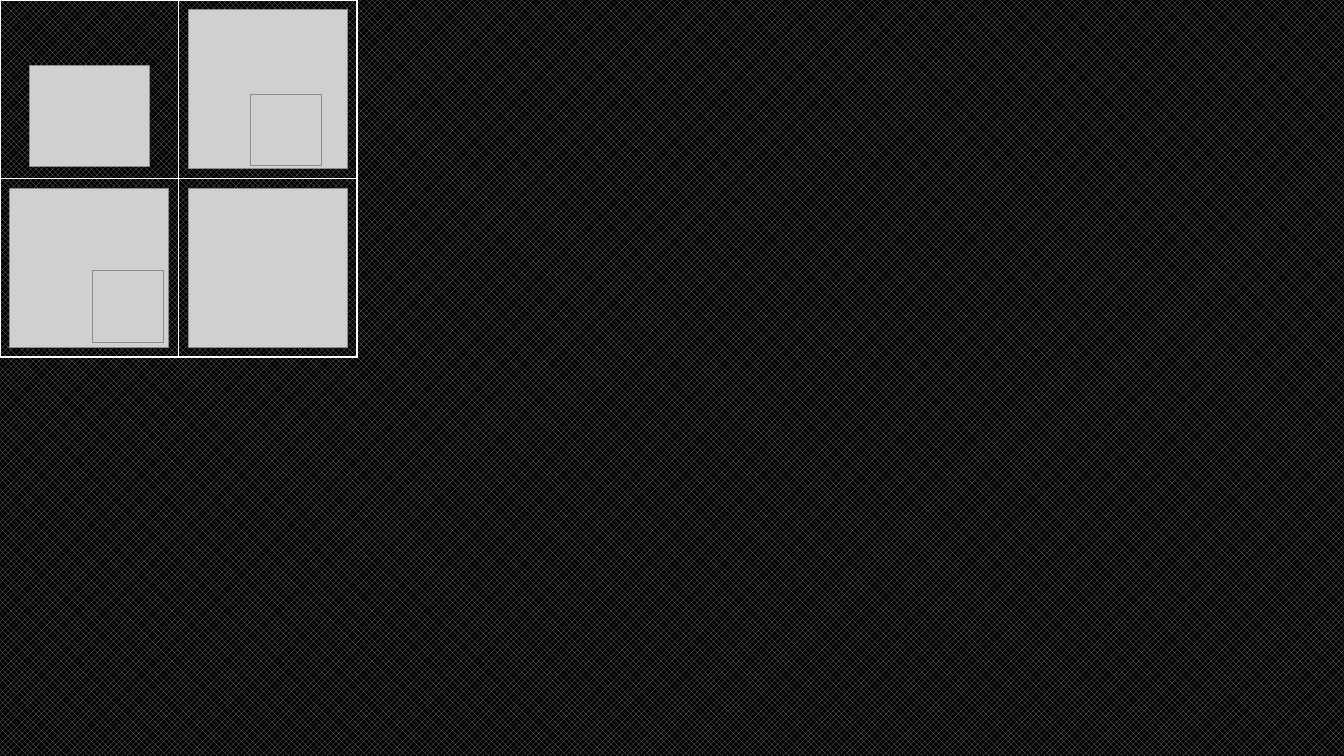
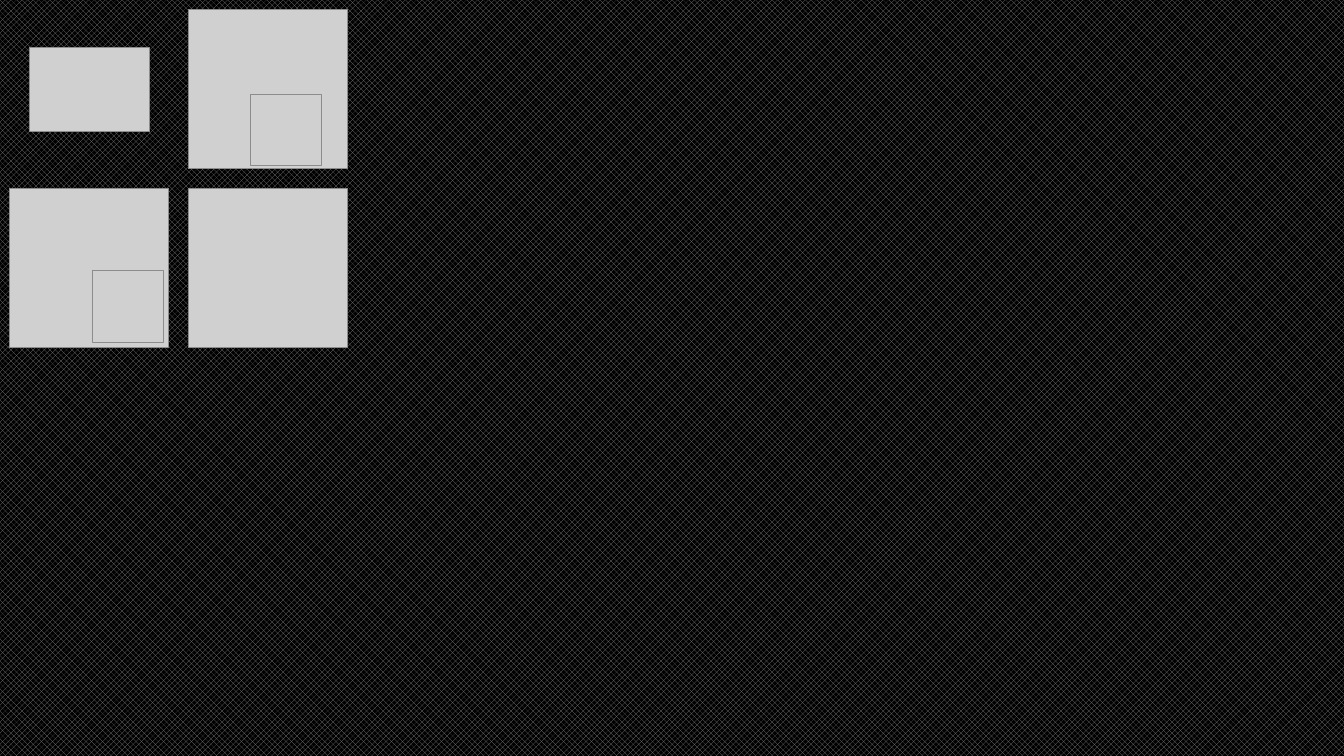
Before and after one commit to B0ttle-Cat/Project-Hometown-QuickTest, a slide deck: slide 3 of Assets/ThirdParty/CleanFlatIcon/UsingGroup/icon.pptx. Drawn at 1344x756 pixels with LibreOffice and Linux fonts; fonts in the diff are those of the drawing; grey boxes stand for pictures. Boxes give left, top, right and bottom in pixels: in the first picture for what was removed or moved away, otherwise in the second. Text is boxed around its words. In the diff, an @@ line names an element or a change of style, - is before the commit and + after.

```diff
--- a/Assets/ThirdParty/CleanFlatIcon/UsingGroup/icon.pptx
+++ b/Assets/ThirdParty/CleanFlatIcon/UsingGroup/icon.pptx
@@ rectangle removed at box(0, 0, 178, 178) @@
@@ rectangle removed at box(178, 0, 357, 178) @@
@@ picture: place and size @@
-picture at box(29, 66, 150, 166)
+picture at box(29, 47, 150, 131)
@@ rectangle removed at box(0, 178, 178, 357) @@
@@ rectangle removed at box(178, 178, 357, 357) @@
```
Also in this commit, not shown: 1 other slide changed, 18 other files.
